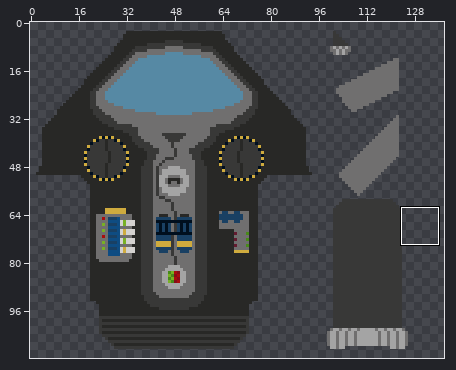
Two states of a pixel-art file, Assets/Ships/NorikerMKI/NorikerMKI.aseprite. The first picture is a wide view before the edit; the outline marks the close-up.
Close-up. Earlier state:
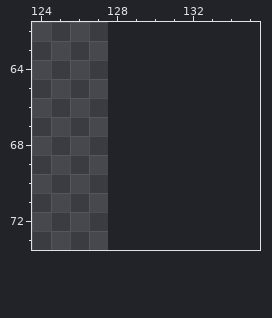
128x112 pixels, 1 frame. Shown: x 124..135, y 62..73. The old version is drawn lined up with the new one, on the new canvas. The commit also changed other parts of the picture, which this record leaves out.
Visible layers, top first: "Wings", "Thrusters", "Hull".
Palette (. is transparent): 
After the commit:
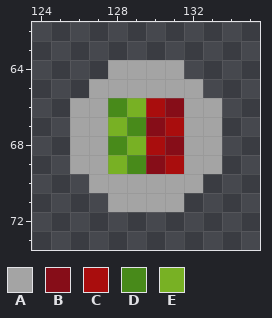
Colours new in this view: A #a4a4a4  B #860d18  C #a90d0d  D #488a1a  E #78b124
Changes in this commit:
canvas 128x112 -> 138x112
Changed rows in their new state; - is an unchanged pixel.
first column x 126:
64 --AAAA--
65 -AAAAAA-
66 AADECBAA
67 AAEDBCAA
68 AADECBAA
69 AAEDBCAA
70 -AAAAAA-
71 --AAAA--
